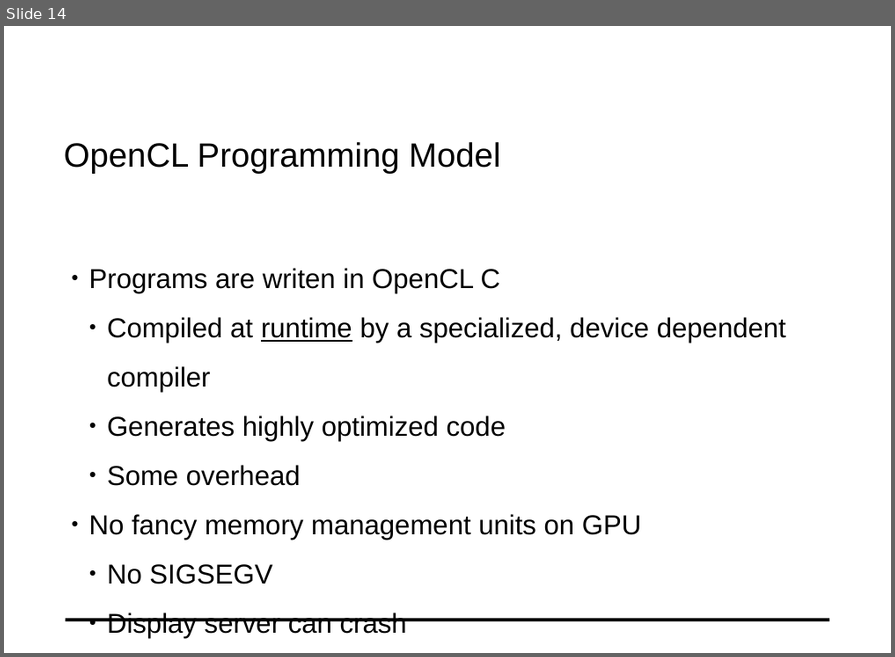
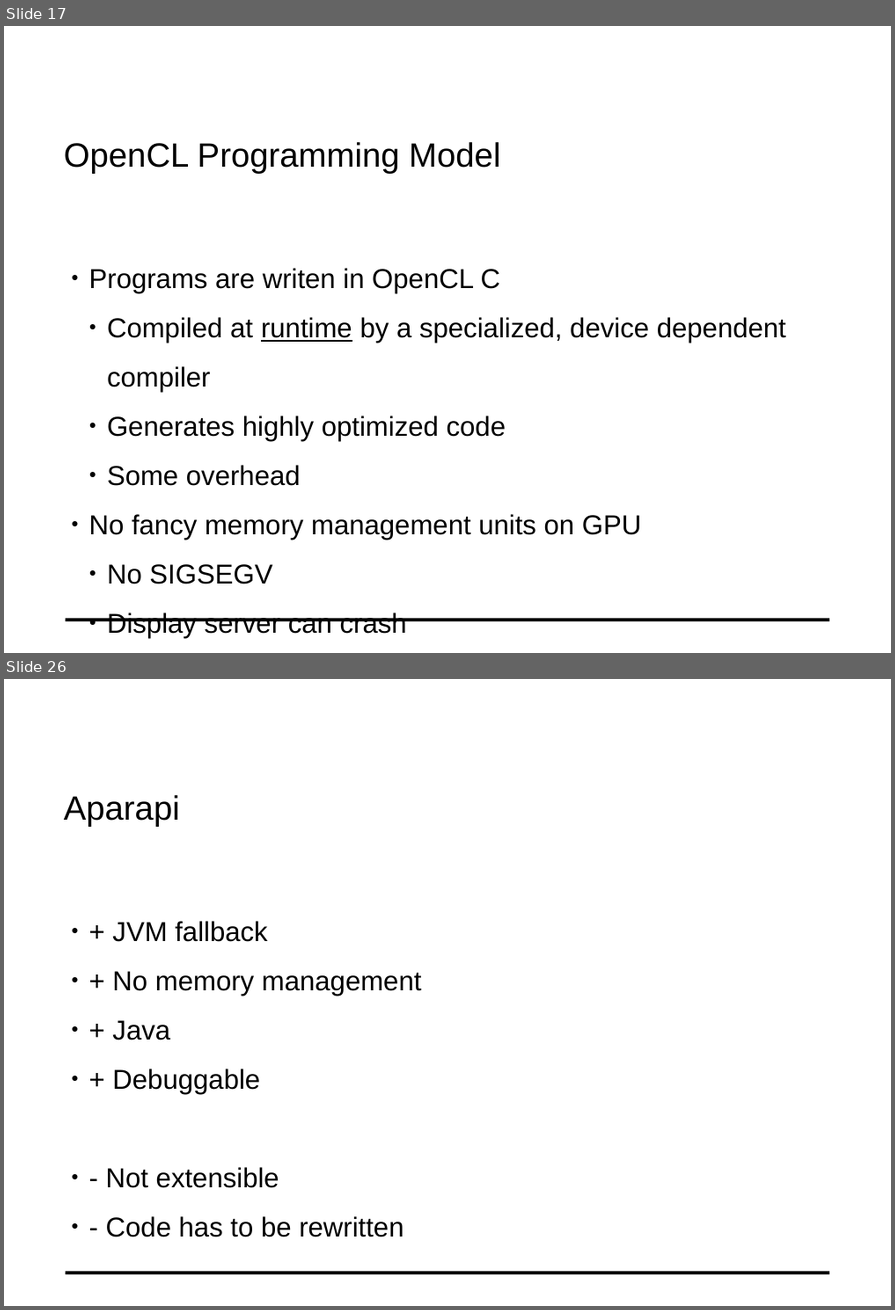
Before and after one commit to fluescher/conpr-opencl-lecture, a slide deck: docs/SL_OpenCL.odp. Shown one above the other, each under a label of ours: slide 14 before the commit, slides 17 and 26 after it; the slides between them are not shown. The pictures are 895x657 and 895x1310 pixels, drawn with LibreOffice and Linux fonts; fonts in the diff are those of the drawing; background and template pictures are left out. Boxes give left, top, right and bottom in pixels: in the first picture for what was removed or moved away, otherwise in the second. Text is boxed around its words. In the diff, an @@ line names an element or a change of style, - is before the commit and + after.

```diff
--- a/docs/SL_OpenCL.odp
+++ b/docs/SL_OpenCL.odp
@@ slide 26 added at bbox=[4, 679, 891, 1306], background #FFFFFF; not listed: 1 template element that a slide beside it also shows @@
@@ text added at bbox=[64, 795, 180, 827], 32 pt, text #000000 @@
+Aparapi
@@ text added at bbox=[106, 921, 422, 1238], 26 pt, text #000000 @@
+● + JVM fallback
+● + No memory management
+● + Java
+● + Debuggable
+● - Not extensible
+● - Code has to be rewritten
@@ what was slide 14 is now slide 17 @@
```
Also in this commit, not shown: 3 slides changed, 13 other slides added, 2 other files.
